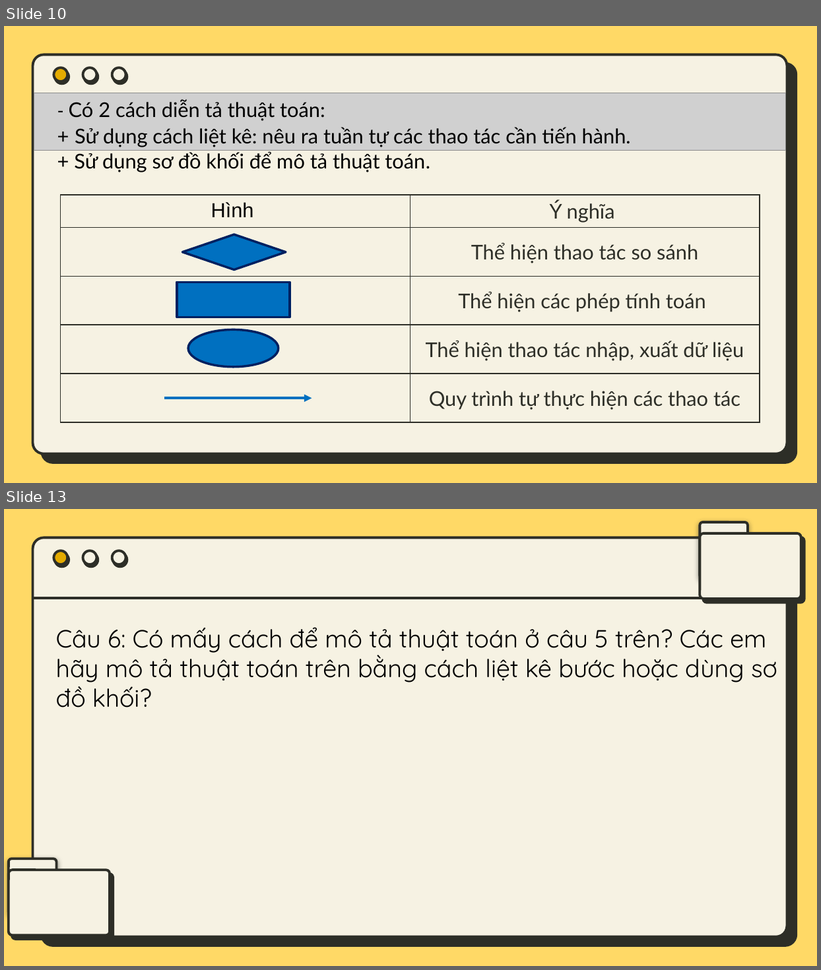
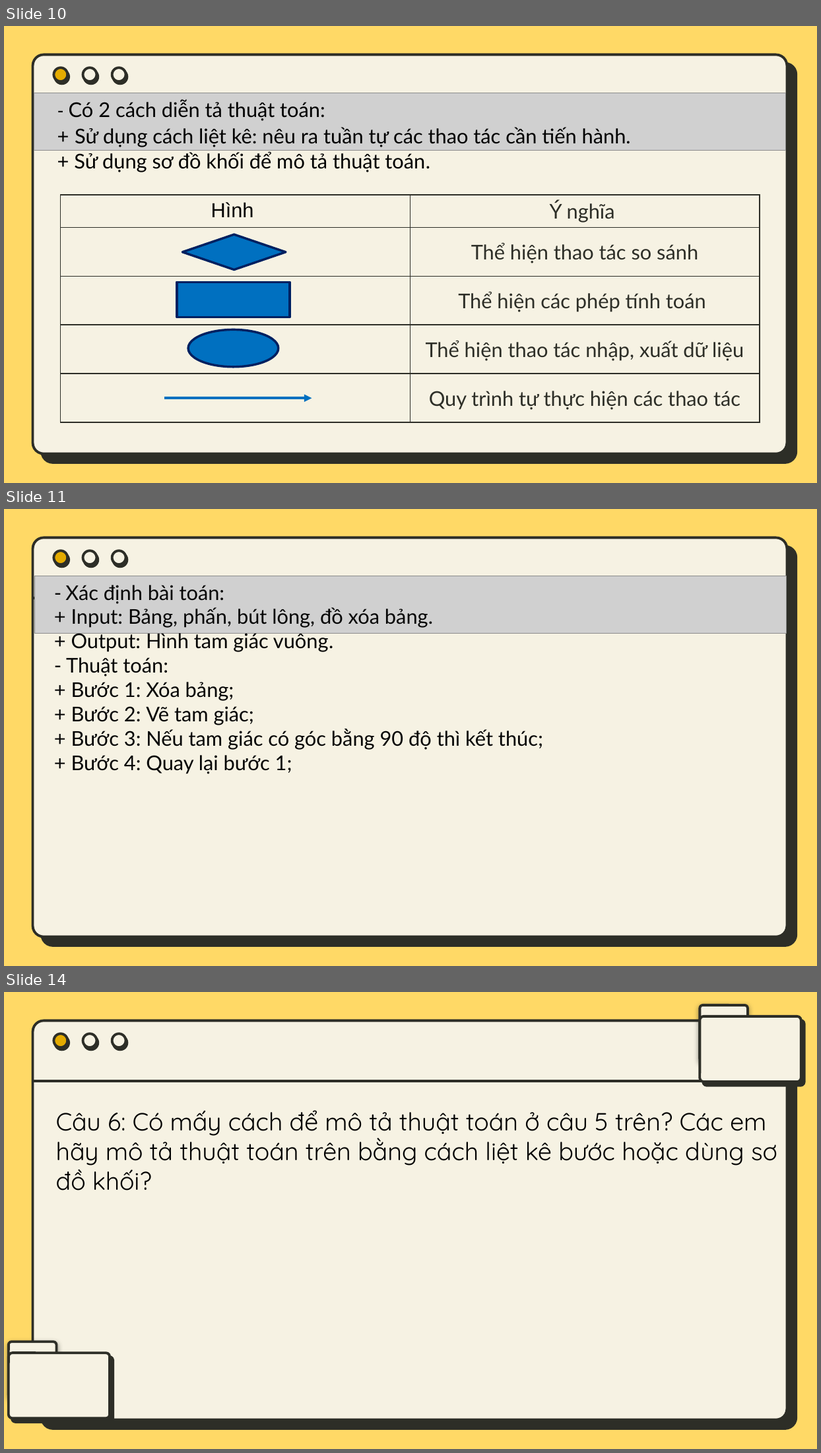
Before and after one commit to ngPhamNgocMinh10A2/Lop-10A02-Nhom-, a slide deck: bai4tin.pptx. Shown one above the other, each under a label of ours: slides 10 and 13 before the commit, slides 10, 11 and 14 after it; the slides between them are not shown. The pictures are 821x970 and 821x1453 pixels, drawn with LibreOffice and Linux fonts; fonts in the diff are those of the drawing; grey boxes stand for pictures. Boxes give left, top, right and bottom in pixels: in the first picture for what was removed or moved away, otherwise in the second. Text is boxed around its words. In the diff, an @@ line names an element or a change of style, - is before the commit and + after.

```diff
--- a/bai4tin.pptx
+++ b/bai4tin.pptx
@@ slide 11 added at (4, 509, 817, 966), background #FFD966; not listed: 5 template elements that a slide beside it also shows @@
@@ picture added at (35, 576, 786, 633) @@
@@ text added at (65, 585, 543, 774), 18 pt, text #050505 @@
+- Xác định bài toán:
++ Input: Bảng, phấn, bút lông, đồ xóa bảng.
++ Output: Hình tam giác vuông.
+- Thuật toán:
++ Bước 1: Xóa bảng;
++ Bước 2: Vẽ tam giác;
++ Bước 3: Nếu tam giác có góc bằng 90 độ thì kết thúc;
++ Bước 4: Quay lại bước 1;
@@ what was slide 13 is now slide 14 @@
```
Also in this commit, not shown: 9 slides changed, 4 other slides added.
